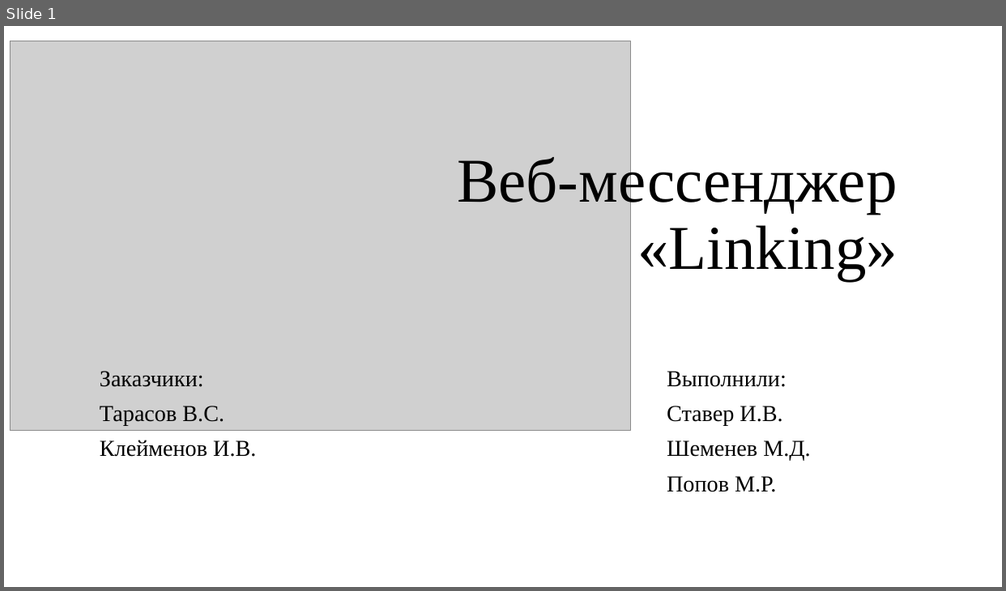
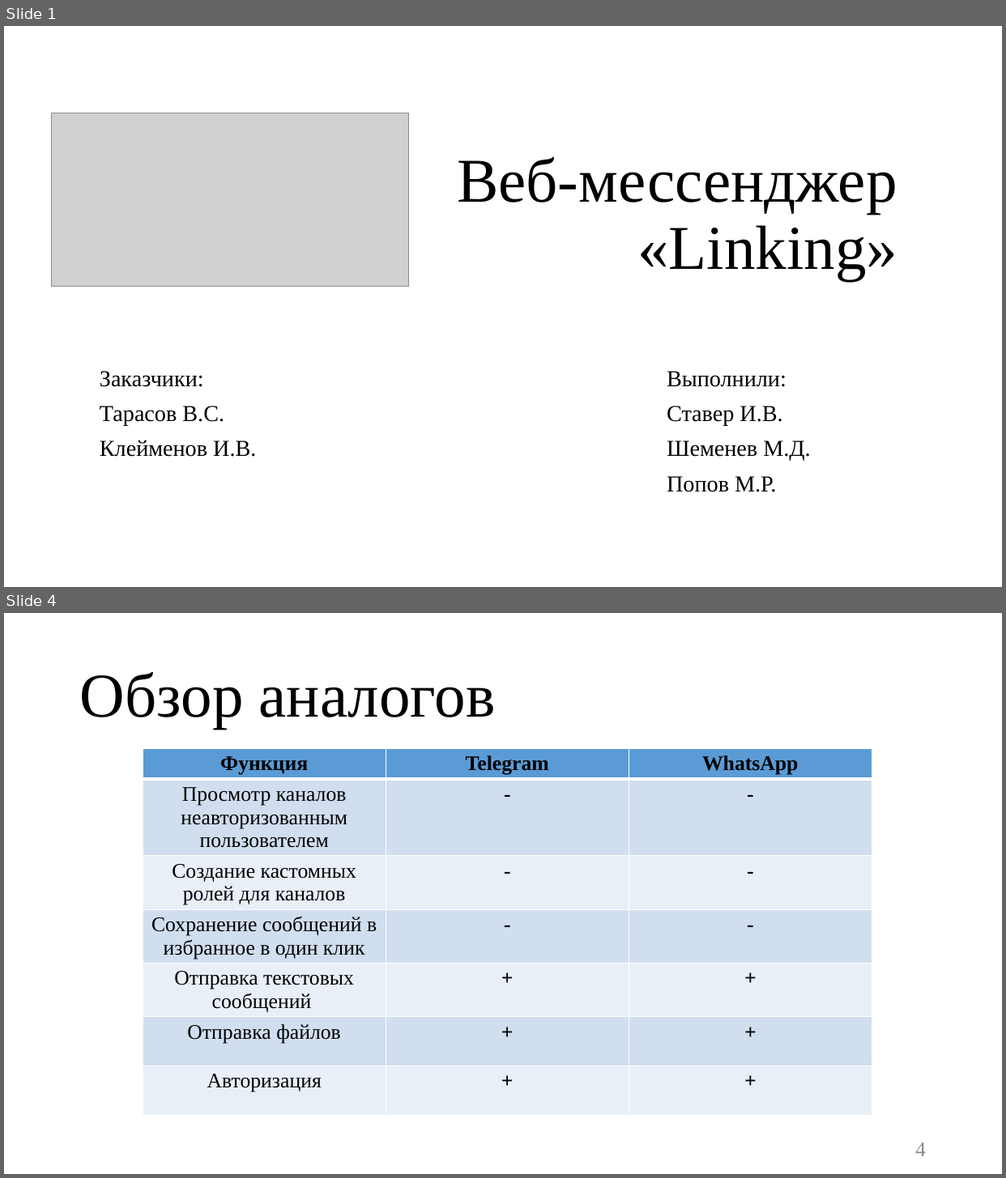
Before and after one commit to TouristTokyo/messenger_project, a slide deck: Documents/Презентация.pptx. Shown one above the other, each under a label of ours: slide 1 before the commit, slides 1 and 4 after it; the slides between them are not shown. The pictures are 1006x591 and 1006x1178 pixels, drawn with LibreOffice and Linux fonts; fonts in the diff are those of the drawing; grey boxes stand for pictures. Boxes give left, top, right and bottom in pixels: in the first picture for what was removed or moved away, otherwise in the second. Text is boxed around its words. In the diff, an @@ line names an element or a change of style, - is before the commit and + after.

```diff
--- a/Documents/Презентация.pptx
+++ b/Documents/Презентация.pptx
@@ slide 4 added at bbox=[4, 613, 1002, 1174], background #FFFFFF @@
@@ title added at bbox=[80, 672, 496, 729], 60 pt, text #000000 @@
+Обзор аналогов
@@ table added at bbox=[143, 748, 872, 1134], 7 rows, 3 columns @@
+Функция | Telegram | WhatsApp
+Просмотр каналов неавторизованным пользователем | - | -
+Создание кастомных ролей для каналов | - | -
+Сохранение сообщений в избранное в один клик | - | -
+Отправка текстовых сообщений | + | +
+Отправка файлов | + | +
+Авторизация | + | +
@@ page number added at bbox=[915, 1143, 926, 1157], 20 pt, text #8C8C8C @@
+4
@@ slide 1 changed as well @@
@@ picture removed at bbox=[10, 41, 631, 431] @@
@@ picture added at bbox=[51, 113, 408, 287] @@
```
Also in this commit, not shown: 9 other slides changed, 11 other slides added, 2 slides removed, 1 other file.
